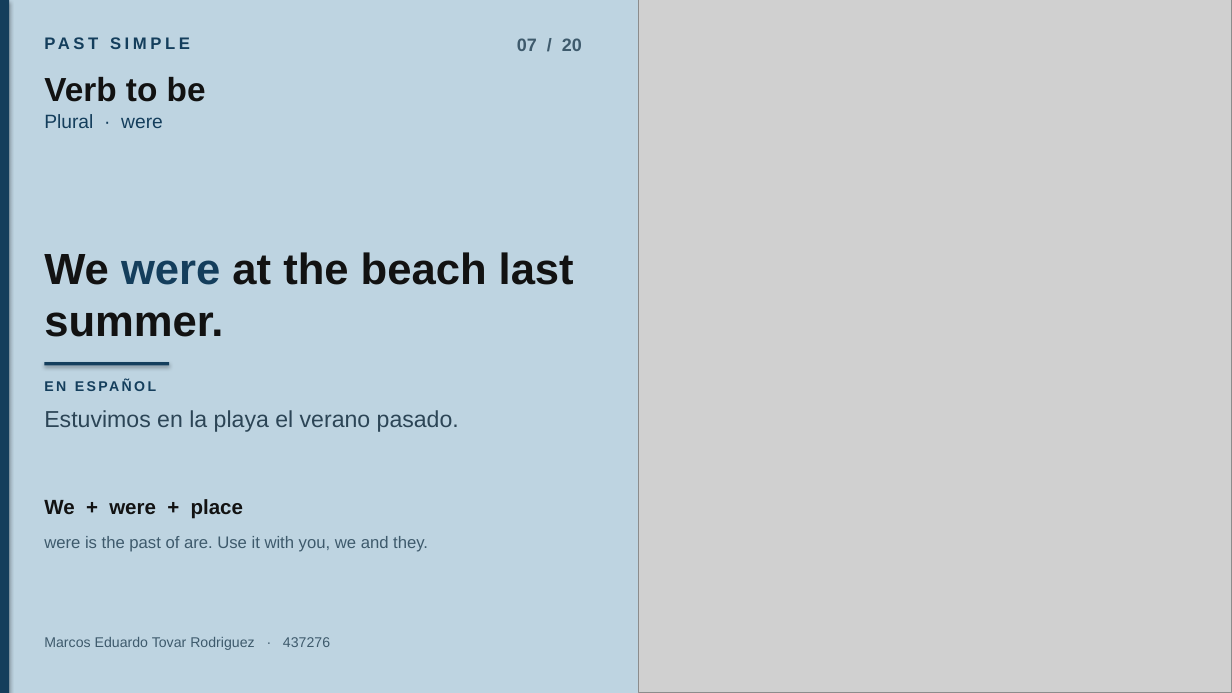
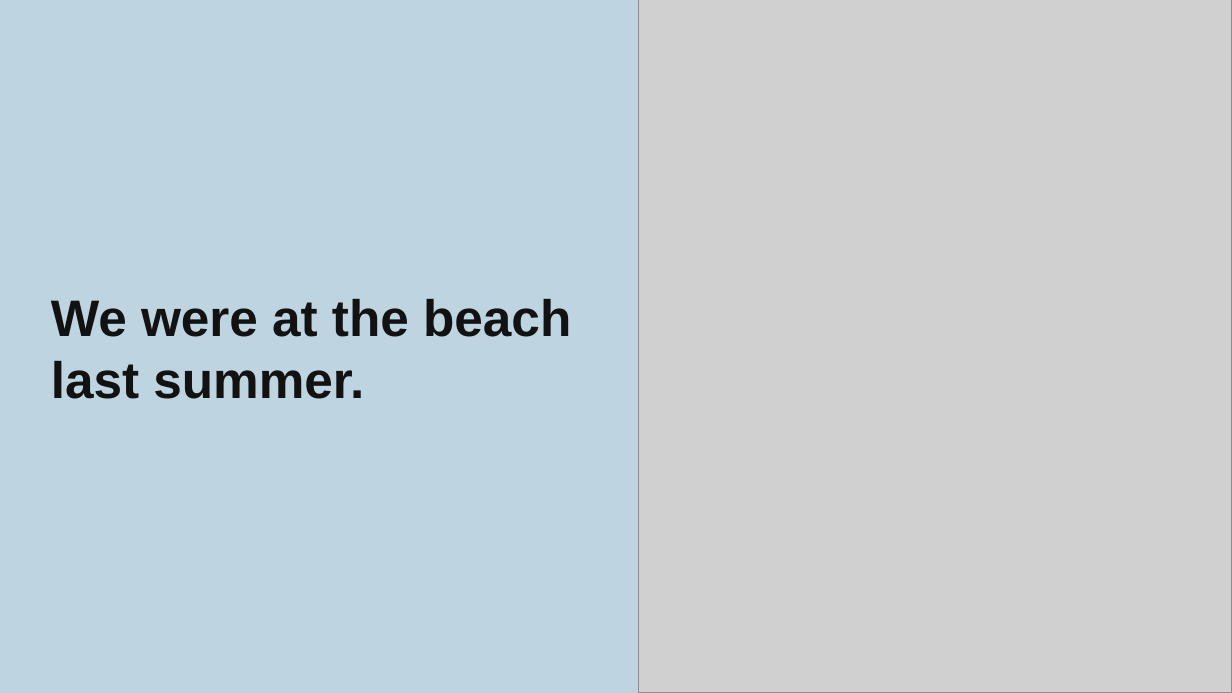
Before and after one commit to etovar-bit/practicaevtetovar, a slide deck: slide 8 of Past_simple_Marcos_Eduardo_Tovar.pptx. Drawn at 1232x693 pixels with LibreOffice and Linux fonts; fonts in the diff are those of the drawing; grey boxes stand for pictures. Boxes give left, top, right and bottom in pixels: in the first picture for what was removed or moved away, otherwise in the second. Text is boxed around its words. In the diff, an @@ line names an element or a change of style, - is before the commit and + after.

```diff
--- a/Past_simple_Marcos_Eduardo_Tovar.pptx
+++ b/Past_simple_Marcos_Eduardo_Tovar.pptx
@@ rectangle removed at box(0, 0, 9, 693) @@
@@ text removed at box(44, 33, 377, 63) @@
-PAST SIMPLE
@@ text removed at box(517, 38, 582, 51) @@
-07 / 20
@@ text removed at box(44, 77, 206, 102) @@
-Verb to be
@@ text removed at box(44, 114, 163, 128) @@
-Plural · were
@@ text "We were at the beach ...": place and size @@
-text "We were at the beach ..." at box(44, 252, 574, 337)
+text "We were at the beach ..." at box(51, 299, 571, 399)
@@ text "We were at the beach ..." at box(51, 299, 571, 399): size 34 to 40 pt; text colour #143E5C to #121212 in "were"; line spacing 0.98 to 1.02; vertical alignment bottom to middle @@
@@ rectangle removed at box(44, 362, 169, 366) @@
@@ text removed at box(44, 377, 580, 401) @@
-EN ESPAÑOL
@@ text removed at box(44, 410, 459, 432) @@
-Estuvimos en la playa el verano pasado.
@@ text removed at box(44, 499, 243, 519) @@
-We + were + place
@@ text removed at box(44, 536, 428, 552) @@
-were is the past of are. Use it with you, we and they.
@@ text removed at box(44, 637, 330, 650) @@
-Marcos Eduardo Tovar Rodriguez · 437276
```
Also in this commit, not shown: 18 other slides changed, 1 slide added, 1 slide removed.
